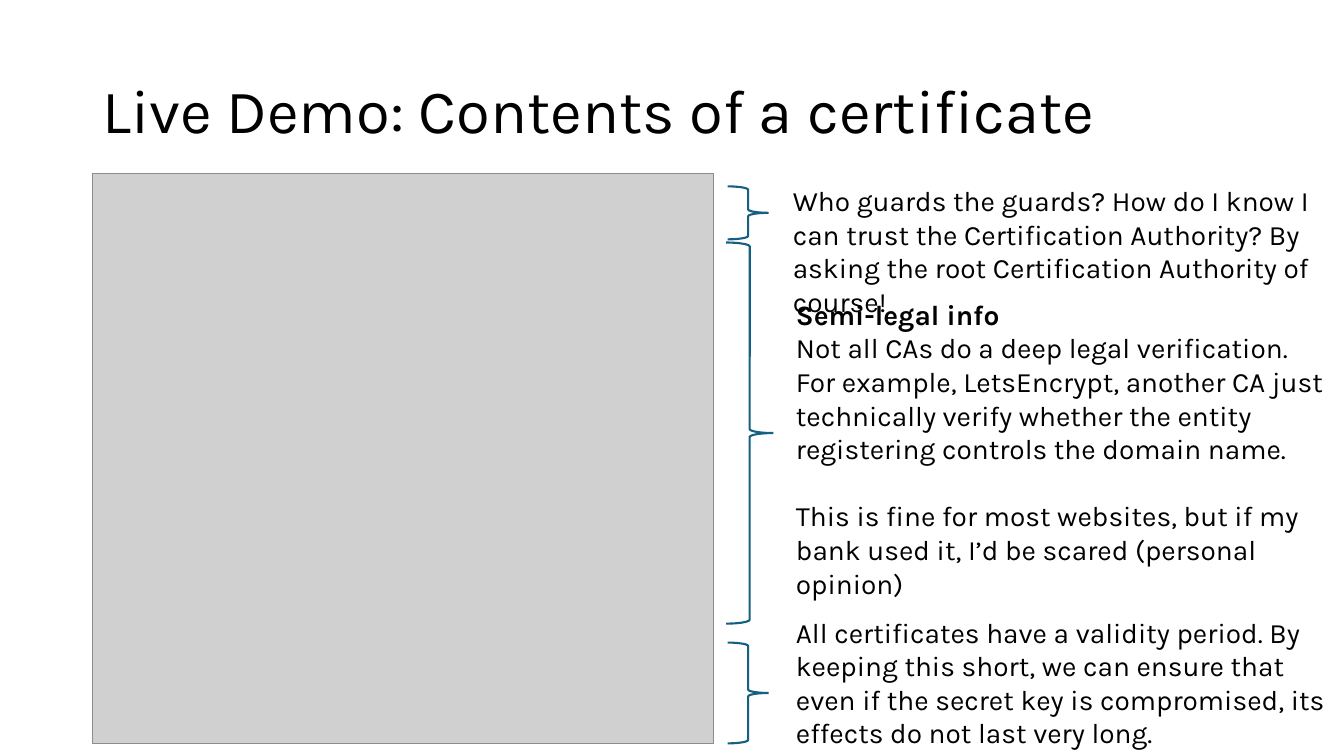
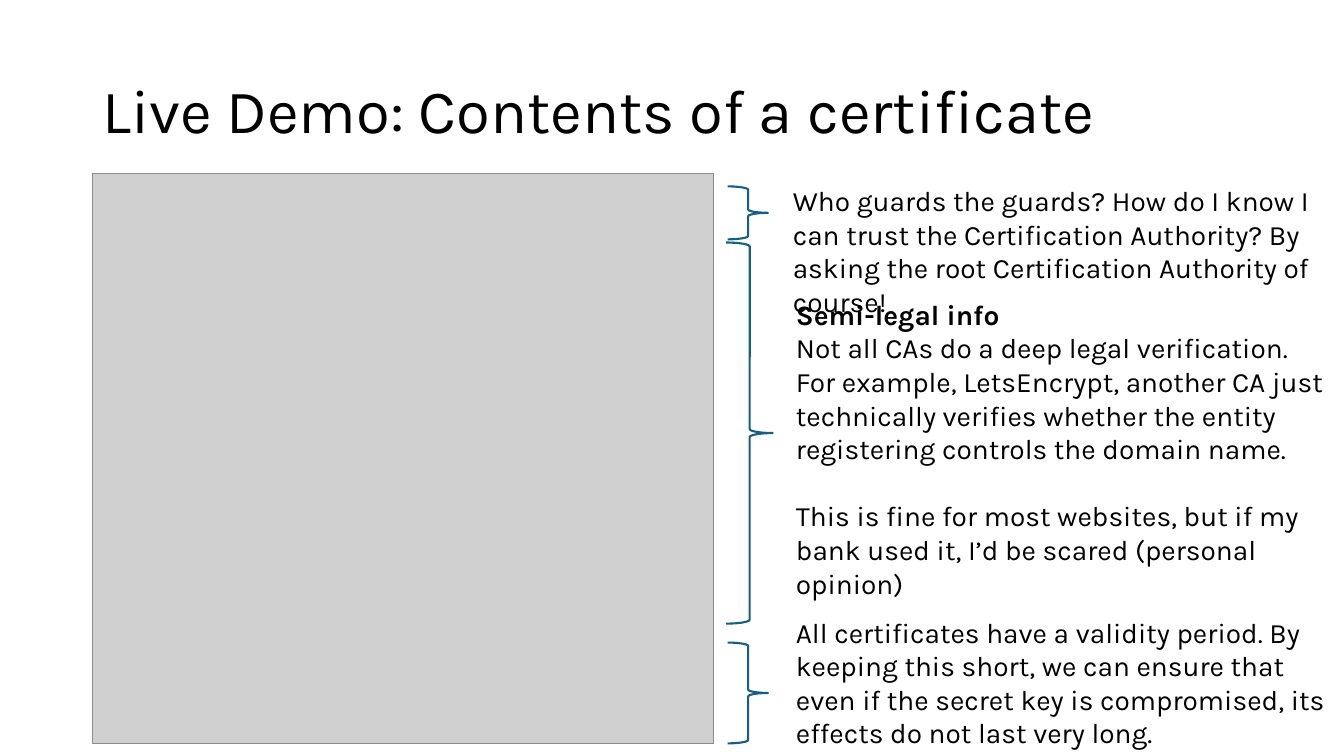
Before and after one commit to venkatarun95/mit_page, a slide deck: slide 14 of f25/assets/slides/lec22-practical-security.pptx. Drawn at 1344x756 pixels with LibreOffice and Linux fonts; fonts in the diff are those of the drawing; grey boxes stand for pictures. Boxes give left, top, right and bottom in pixels: in the first picture for what was removed or moved away, otherwise in the second. Text is boxed around its words. In the diff, an @@ line names an element or a change of style, - is before the commit and + after.

Commit message:
Lecture 23

```diff
--- a/f25/assets/slides/lec22-practical-security.pptx
+++ b/f25/assets/slides/lec22-practical-security.pptx
@@ text at (x1=796, y1=338, x2=1323, y2=466): text changed @@
-Not all CAs do a deep legal verification. For example, LetsEncrypt, another CA just technically verify whether the entity registering controls the domain name.
+Not all CAs do a deep legal verification. For example, LetsEncrypt, another CA just technically verifies whether the entity registering controls the domain name.
```
Also in this commit, not shown: 2 other slides changed, 1 slide added, 2 other files.
